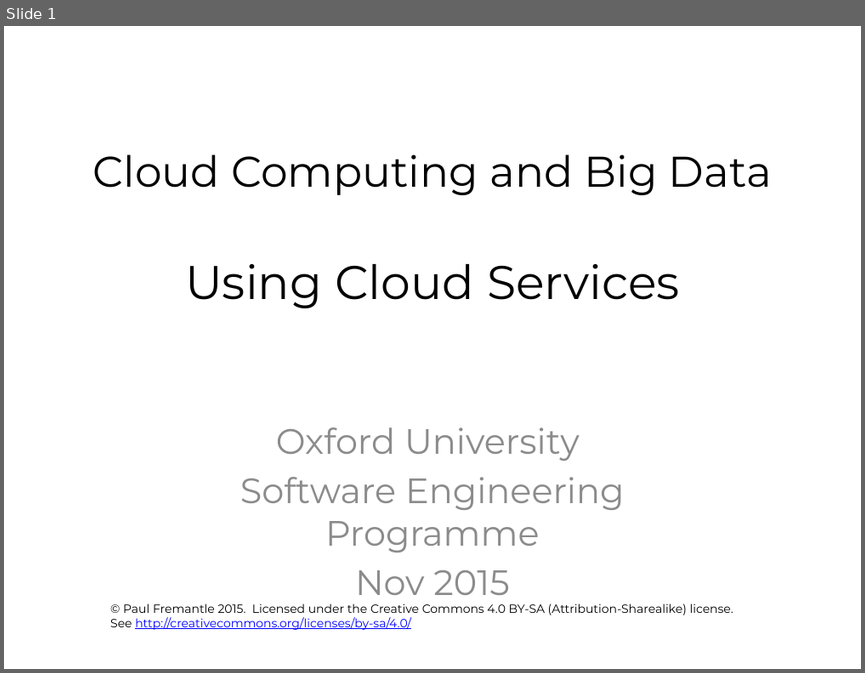
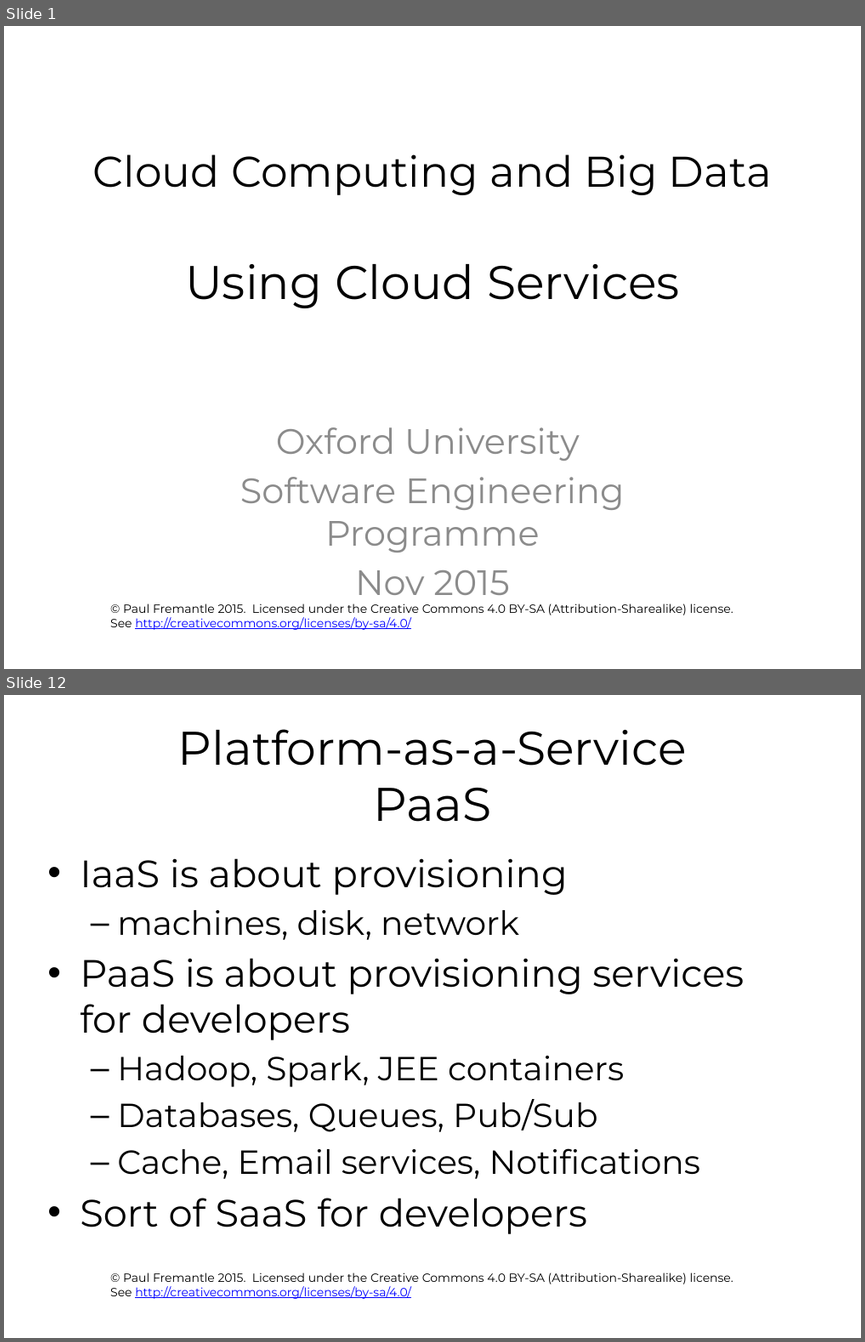
Before and after one commit to pzfreo/ox-clo, a slide deck: pres-source/02-using-cloud-services.pptx. Shown one above the other, each under a label of ours: slide 1 before the commit, slides 1 and 12 after it; the slides between them are not shown. The pictures are 865x673 and 865x1342 pixels, drawn with LibreOffice and Linux fonts; fonts in the diff are those of the drawing; background and template pictures are left out. Boxes give left, top, right and bottom in pixels: in the first picture for what was removed or moved away, otherwise in the second. Text is boxed around its words. In the diff, an @@ line names an element or a change of style, - is before the commit and + after.

```diff
--- a/pres-source/02-using-cloud-services.pptx
+++ b/pres-source/02-using-cloud-services.pptx
@@ slide 12 added at bbox=[4, 695, 861, 1338], background #FFFFFF; not listed: 1 template element that a slide beside it also shows @@
@@ title added at bbox=[178, 729, 687, 822], 39.6 pt, text #000000 @@
+Platform-as-a-Service
+PaaS
@@ text added at bbox=[80, 858, 744, 1234], 28 pt, text #000000 @@
+• IaaS is about provisioning
+  – machines, disk, network
+• PaaS is about provisioning services for developers
+  – Hadoop, Spark, JEE containers
+  – Databases, Queues, Pub/Sub
+  – Cache, Email services, Notifications
+• Sort of SaaS for developers
```
Also in this commit, not shown: 1 slide changed, 18 other slides added, 1 slide removed.
